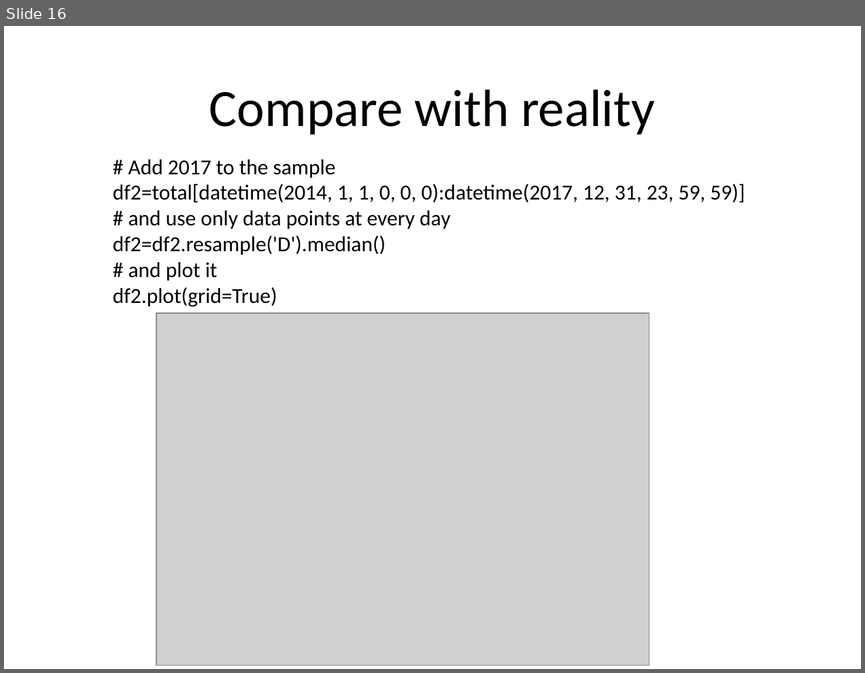
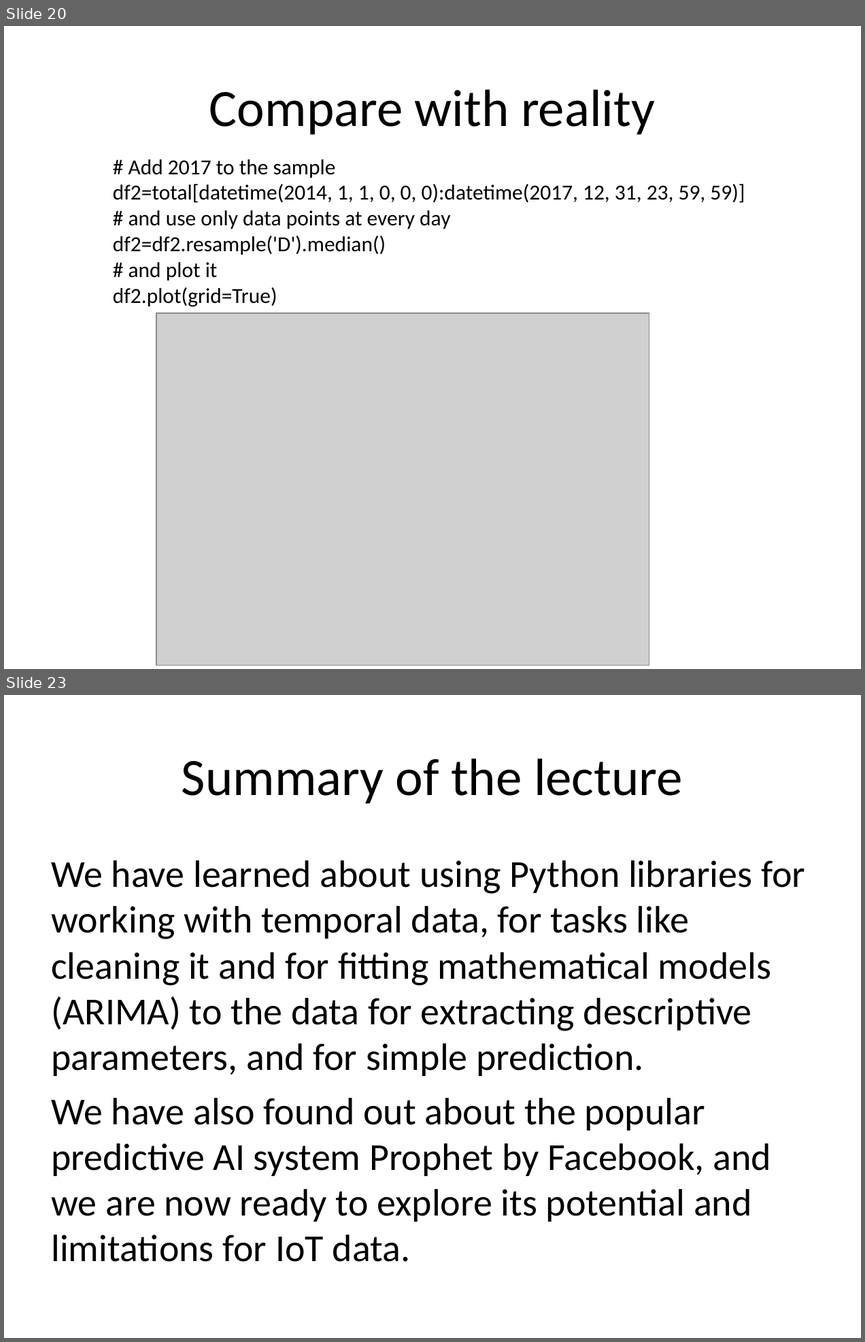
Before and after one commit to kic-markon/ITU_MSc_AM4, a slide deck: powerpoints/ITU Academy Slides AM4-04.pptx. Shown one above the other, each under a label of ours: slide 16 before the commit, slides 20 and 23 after it; the slides between them are not shown. The pictures are 865x673 and 865x1342 pixels, drawn with LibreOffice and Linux fonts; fonts in the diff are those of the drawing; grey boxes stand for pictures; background and template pictures are left out. Boxes give left, top, right and bottom in pixels: in the first picture for what was removed or moved away, otherwise in the second. Text is boxed around its words. In the diff, an @@ line names an element or a change of style, - is before the commit and + after.

```diff
--- a/powerpoints/ITU Academy Slides AM4-04.pptx
+++ b/powerpoints/ITU Academy Slides AM4-04.pptx
@@ slide 23 added at bbox=[4, 695, 861, 1338], background picture (left out) @@
@@ title added at bbox=[181, 758, 683, 804], 44 pt, text #000000 @@
+Summary of the lecture
@@ text added at bbox=[51, 860, 805, 1261], 32 pt, text #000000 @@
+We have learned about using Python libraries for working with temporal data, for tasks like cleaning it and for fitting mathematical models (ARIMA) to the data for extracting descriptive parameters, and for simple prediction.
+We have also found out about the popular predictive AI system Prophet by Facebook, and we are now ready to explore its potential and limitations for IoT data.
@@ what was slide 16 is now slide 20 @@
```
Also in this commit, not shown: 2 slides changed, 8 other slides added, 2 slides removed, 5 other files.
